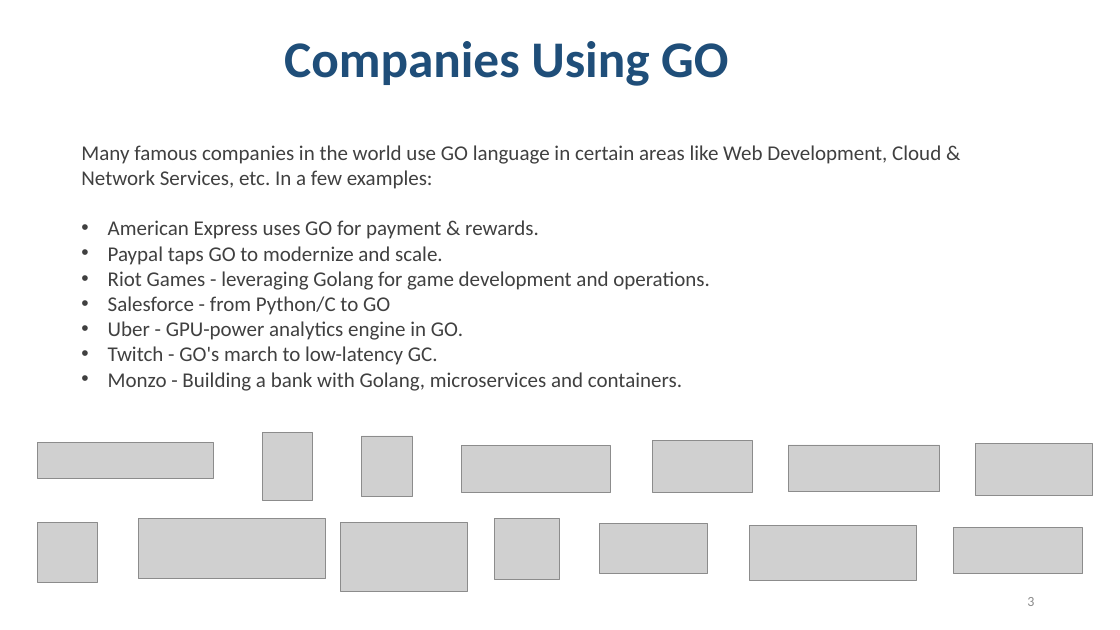
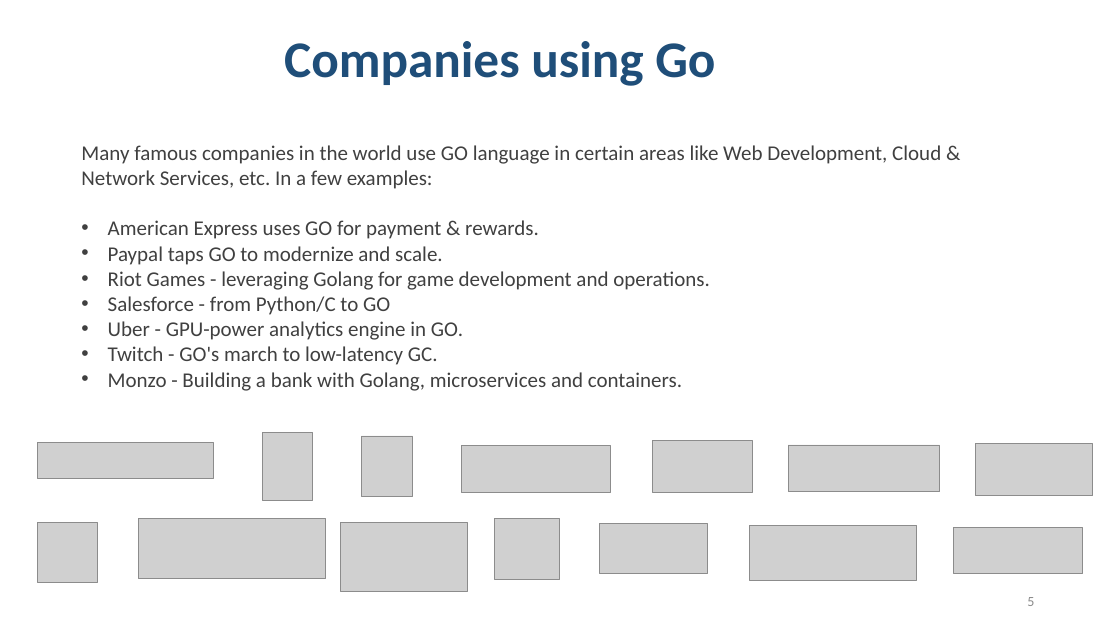
Before and after one commit to eraykaradag/pdp, a slide deck: slide 5 of GO.pptx (slide 3 before the commit). Drawn at 1120x630 pixels with LibreOffice and Linux fonts; fonts in the diff are those of the drawing; grey boxes stand for pictures; background and template pictures are left out. Boxes give left, top, right and bottom in pixels: in the first picture for what was removed or moved away, otherwise in the second. Text is boxed around its words. In the diff, an @@ line names an element or a change of style, - is before the commit and + after.

```diff
--- a/GO.pptx
+++ b/GO.pptx
@@ text at (284,41,715,86): text changed @@
-Companies Using GO
+Companies using Go
```
Also in this commit, not shown: 1 other slide changed, 8 slides added, 1 slide removed.
